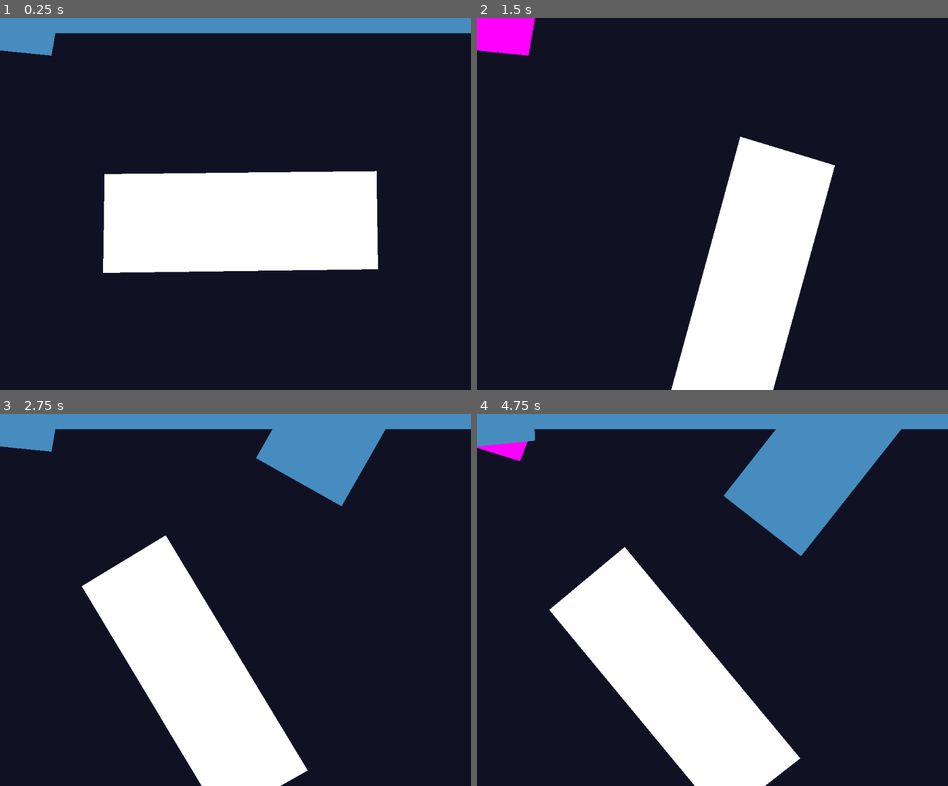
Above: before the commit, frames 1-4 (two rows, left to right).
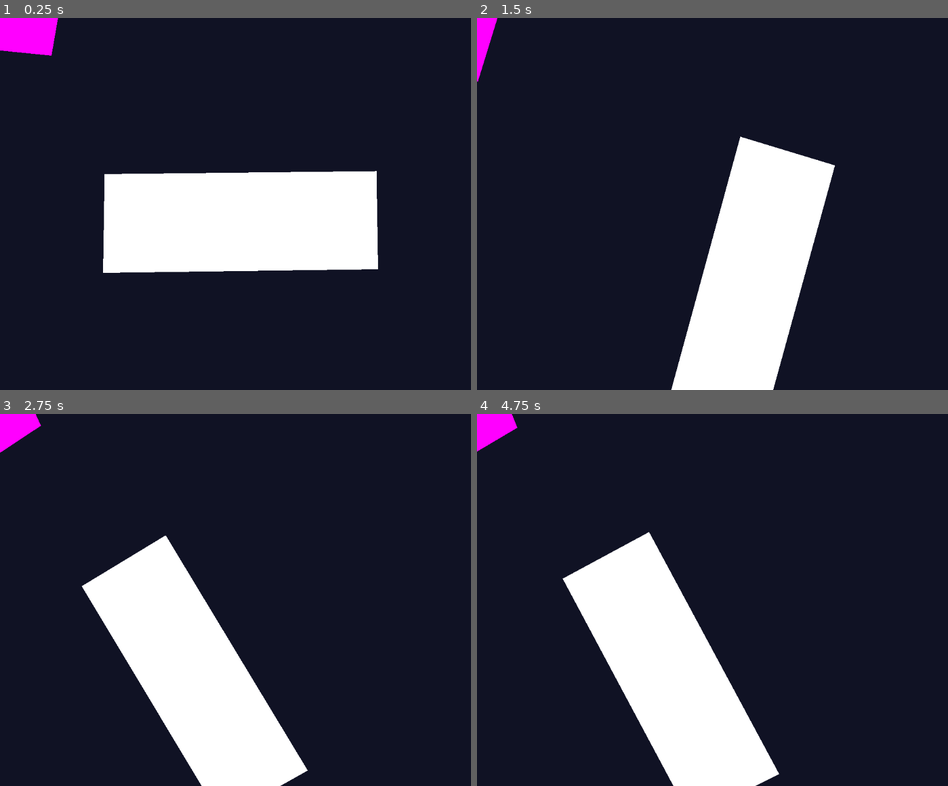
Above: after the commit, the same moments.

Repository: jake-ciliberti/rotate-renovate
Game: Godot game, scene res://levels/level_2.tscn
Same seed, same stepped clock (60 frames per second), same inputs: the game is played once before the commit and once after it. This scene is started directly instead of the project's main scene.
Inputs:
- Up to frame 1 (0.25 s): no input
- Up to frame 2 (1.5 s): tap Enter at 0.5 s; hold Up (rotate_clockwise) 0.53-1.28 s; hold D (move_right) from 0.53 s (still down); tap W (jump) at 0.77 s; tap Down (rotate_counterclockwise) at 0.8, 1.35 s
- Up to frame 3 (2.75 s): tap W (jump) at 1.52 s; tap Up (rotate_clockwise) at 1.55 s; tap R (reset) at 2 s; release D (move_right) at 2.03 s; hold A (move_left) from 2.03 s (still down); hold Down (rotate_counterclockwise) from 2.03 s (still down); tap H (god_mode) at 2.1 s
- Up to frame 4 (4.75 s): release A (move_left) at 2.78 s; release Down (rotate_counterclockwise) at 2.78 s; hold D (move_right) 2.78-4.28 s; tap Up (rotate_clockwise) at 2.85, 4.55 s; tap W (jump) at 3.02, 3.77, 4.52 s; tap R (reset) at 3.5 s; hold Down (rotate_counterclockwise) 3.53-4.28 s; hold A (move_left) from 4.28 s (still down); tap Right (select_next) at 4.35 s

The runs differ from the first frame. In frame 1, 4.7% of the frame differs, in the area x 0-100%, y 0-11%; in frame 2, 0.9%; in frame 3, 8.2%; in frame 4, 16%, in the area x 0-100%, y 0-100%.

Commit message:
improved panel rotation

Diff:
--- a/levels/level_2.tscn
+++ b/levels/level_2.tscn
@@ -5,14 +5,16 @@
 [ext_resource type="Script" uid="uid://74gqrjs1tww4" path="res://scripts/panel.gd" id="3_5722l"]
 [ext_resource type="Script" uid="uid://csugk4jrxen7h" path="res://scripts/panel_collider.gd" id="4_5722l"]
 
+[sub_resource type="RectangleShape2D" id="RectangleShape2D_6w6ra"]
+size = Vector2(1024, 30)
+
 [node name="Level" type="Node2D" unique_id=1248532620 node_paths=PackedStringArray("panel_controller")]
 script = ExtResource("1_0srwa")
 panel_controller = NodePath("PanelController")
 metadata/_custom_type_script = "uid://1hljlhp5cw2n"
 
-[node name="PanelController" type="AnimatableBody2D" parent="." unique_id=1692802524 node_paths=PackedStringArray("collider")]
+[node name="PanelController" type="Node2D" parent="." unique_id=918188588 node_paths=PackedStringArray("collider")]
 script = ExtResource("2_v5uil")
-number_of_groups = 2
 collider = NodePath("PanelCollider")
 metadata/_custom_type_script = "uid://ccmj71uqtvvjl"
 
@@ -27,11 +29,12 @@
 color = Color(1, 0, 1, 1)
 polygon = PackedVector2Array(-73, -44, 133, -40, 112, 82, -67, 64)
 script = ExtResource("3_5722l")
-group = 1
 metadata/_custom_type_script = "uid://74gqrjs1tww4"
 
-[node name="PanelCollider" type="CollisionPolygon2D" parent="PanelController" unique_id=1471820468]
-build_mode = 1
-polygon = PackedVector2Array(-30, -25, 1090, -25, 1090, 33, -30, 33)
+[node name="PanelCollider" type="StaticBody2D" parent="PanelController" unique_id=181164816]
 script = ExtResource("4_5722l")
 metadata/_custom_type_script = "uid://csugk4jrxen7h"
+
+[node name="CollisionShape2D" type="CollisionShape2D" parent="PanelController/PanelCollider" unique_id=1095858909]
+position = Vector2(512, 825)
+shape = SubResource("RectangleShape2D_6w6ra")
--- a/scripts/panel_collider.gd
+++ b/scripts/panel_collider.gd
@@ -1,26 +1,52 @@
-class_name PanelCollider extends CollisionPolygon2D
+class_name PanelCollider extends StaticBody2D
 
+@export var wall_thickness := 400.0
+
+var walls: Array[CollisionPolygon2D] = []
 var panels: Array[Node]
-var combined_panels: Array[PackedVector2Array]
-
-var default_polygon: PackedVector2Array = polygon
 
 # Called when the node enters the scene tree for the first time.
 func _ready() -> void:
+	# TODO: create a default floor or see if this can be empty
 	panels = get_tree().get_nodes_in_group("panels")
 	create_bounds()
 
 # TODO: broken. create a new polygon class with a unique group, and use clipping to create the polygons. do queue_free() on all the old polygons first (as a signal)
 func create_bounds() -> void:
 
-	print(panels)
+	for s in walls: # TODO: replace with observer paradigm
+		s.queue_free()
+		walls.clear()
 
-	polygon = default_polygon
+	var combined_panels: Array[PackedVector2Array] = Geometry2D.merge_polygons(panels[0].get_polygon() * panels[0].transform, panels[0].get_polygon() * panels[0].transform)
 
 	for i in panels:
-		polygon = Geometry2D.merge_polygons(polygon, i.get_polygon() * i.transform)[0]
+		combined_panels = Geometry2D.merge_polygons(combined_panels, i.get_polygon() * i.transform)
 
-func _draw() -> void:
-	var godot_blue : Color = Color("478cbf")
-	# We pass the PackedVector2Array to draw the shape.
-	draw_polygon(polygon, [ godot_blue ])
+	for i in combined_panels:
+		build_walls(i)
+
+func build_walls(poly):
+	var count = poly.size()
+	for i in count:
+		var a = poly[i]
+		var b = poly[(i + 1) % count]
+		var dir = (b - a).normalized()
+		var normal = Vector2(dir.y, -dir.x)
+		var mid = (a + b) * 0.5
+		# Make sure the normal points away from the walkable interior, not into it.
+		if Geometry2D.is_point_in_polygon(mid + normal * 2.0, poly):
+			normal = -normal
+		# Stretch each end past the corner so neighbouring quads overlap and leave no gap.
+		var a2 = a - dir * wall_thickness
+		var b2 = b + dir * wall_thickness
+		var quad = PackedVector2Array([
+			a2,
+			b2,
+			b2 + normal * wall_thickness,
+			a2 + normal * wall_thickness,
+		])
+		var new_collision_polygon = CollisionPolygon2D.new()
+		new_collision_polygon.polygon = quad
+		add_child(new_collision_polygon)
+		walls.append(new_collision_polygon)
--- a/scripts/panel_controller.gd
+++ b/scripts/panel_controller.gd
@@ -1,11 +1,9 @@
-class_name PanelController extends AnimatableBody2D
+class_name PanelController extends Node2D
 
 var selected_rotation_group: int
 
 @export var number_of_groups: int = 1 # TODO: there should be a programmatic way to do this. figure that out
 @export var collider: PanelCollider
-
-var panels: Array[Node]
 
 func reset():
 	get_tree().call_group("panels", "reset")
